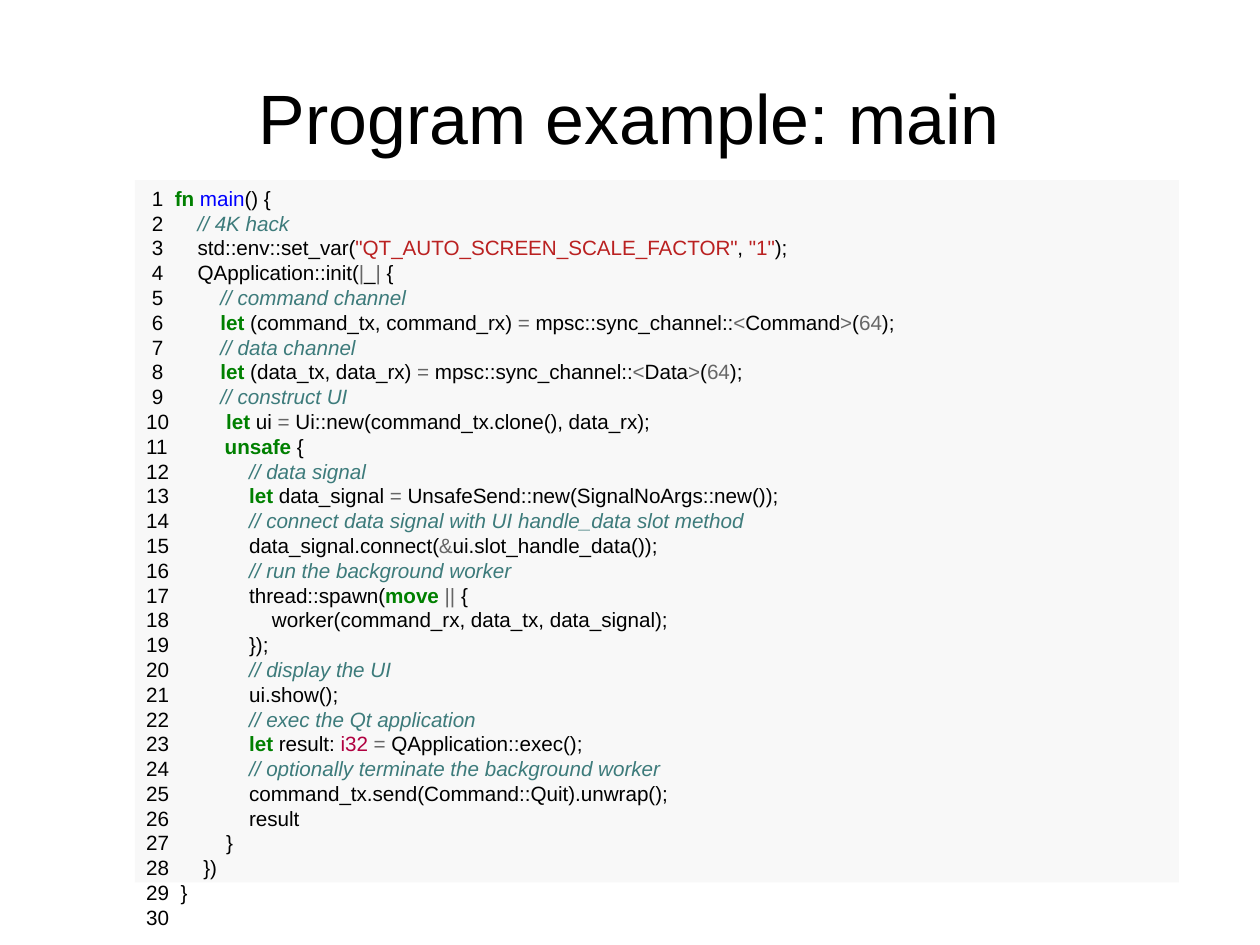
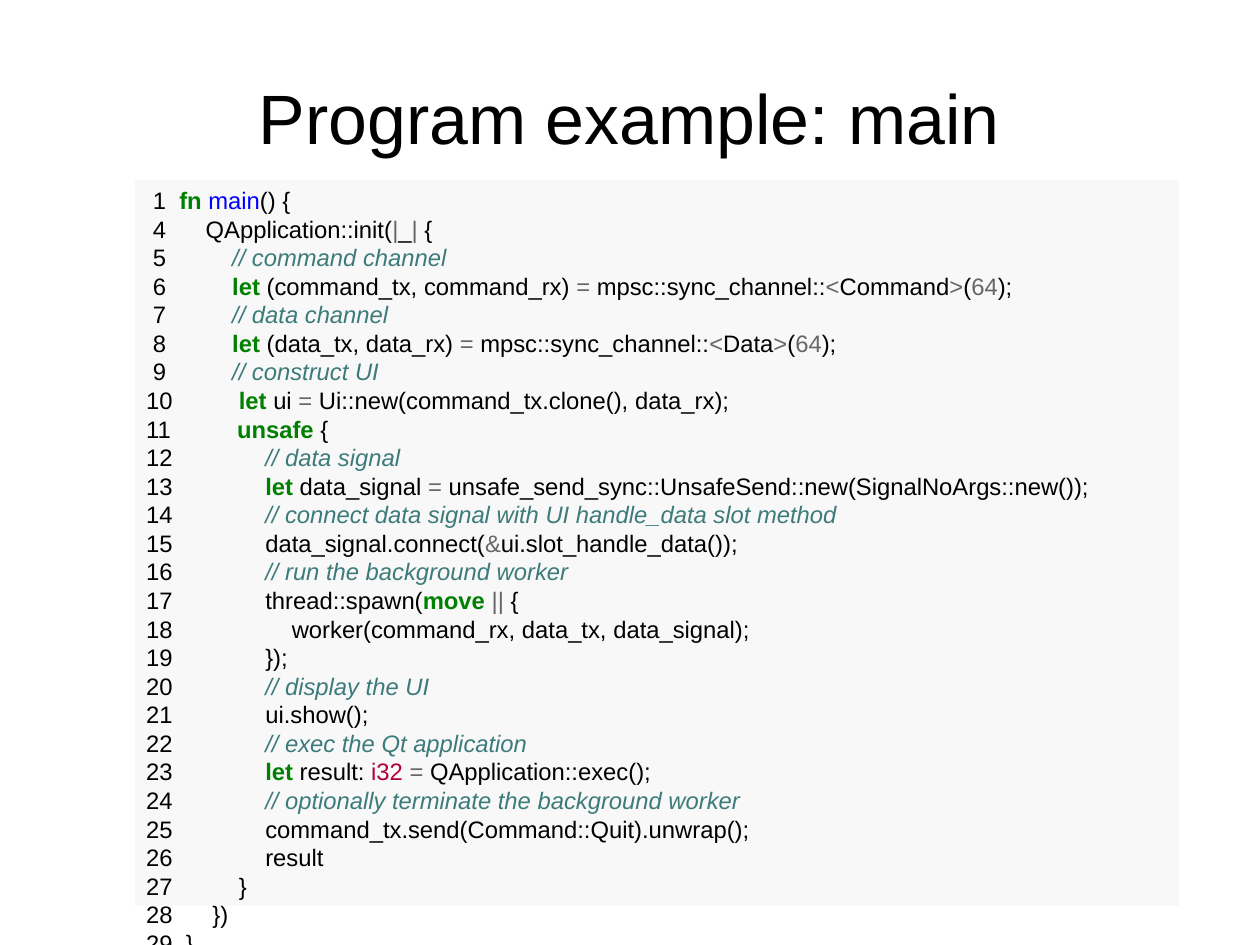
Before and after one commit to divi255/qtx, a slide deck: slide 9 of pres.odp. Drawn at 1260x945 pixels with LibreOffice and Linux fonts; fonts in the diff are those of the drawing; background and template pictures are left out. Boxes give left, top, right and bottom in pixels: in the first picture for what was removed or moved away, otherwise in the second. Text is boxed around its words. In the diff, an @@ line names an element or a change of style, - is before the commit and + after.

```diff
--- a/pres.odp
+++ b/pres.odp
@@ text in rectangle at [135,180,1179,906]: paragraph removed @@
-30
@@ rectangle "1 fn main() {": place and size @@
-rectangle "1 fn main() {" at [135,180,1179,883]
+rectangle "1 fn main() {" at [135,180,1179,906]
@@ text in rectangle at [146,191,1013,895]: size 13 to 15 pt in "1 fn main() {", "4 QApplication::init(|_| {", "5 // command channel", "6 let (command_tx, command_rx) = mpsc::sync_channel::<Comman ..." and 22 more places @@
@@ text in rectangle at [152,216,788,260]: paragraphs removed @@
-2 // 4K hack
-3 std::env::set_var("QT_AUTO_SCREEN_SCALE_FACTOR", "1");
@@ text in rectangle at [146,477,1089,500]: text changed; size 13 to 15 pt @@
-13 let data_signal = UnsafeSend::new(SignalNoArgs::new());
+13 let data_signal = unsafe_send_sync::UnsafeSend::new(SignalNoArgs::new());
```
Also in this commit, not shown: 4 other slides changed.
